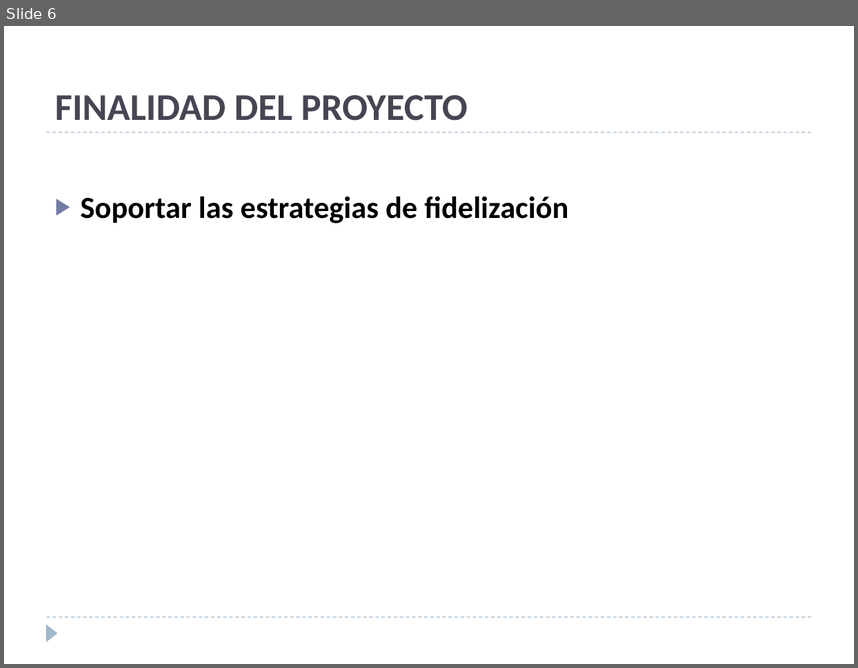
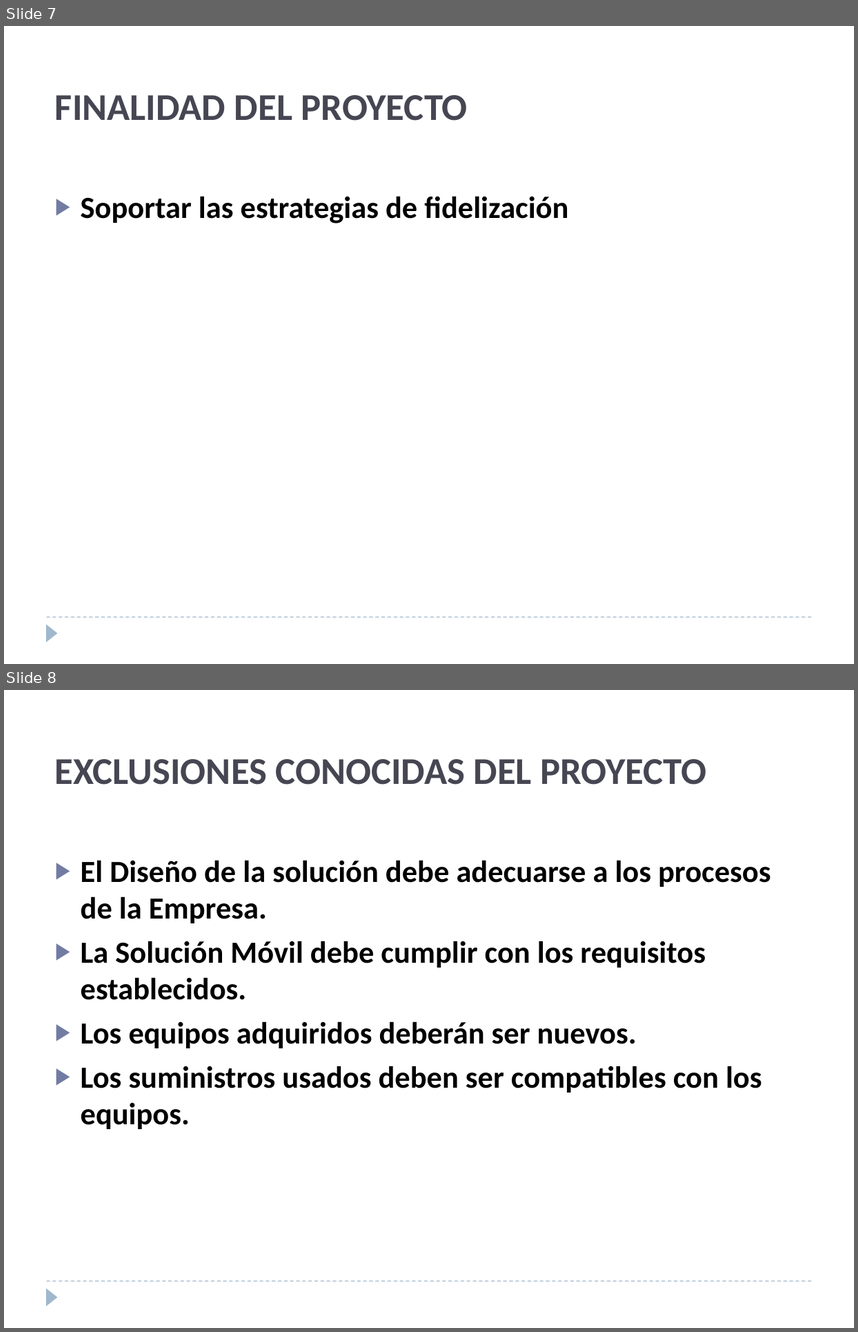
Before and after one commit to ebenites/gpy031, a slide deck: Sesion 10/presentacion.pptx. Shown one above the other, each under a label of ours: slide 6 before the commit, slides 7 and 8 after it. The pictures are 858x668 and 858x1332 pixels, drawn with LibreOffice and Linux fonts; fonts in the diff are those of the drawing. Boxes give left, top, right and bottom in pixels: in the first picture for what was removed or moved away, otherwise in the second. Text is boxed around its words. In the diff, an @@ line names an element or a change of style, - is before the commit and + after.

```diff
--- a/Sesion 10/presentacion.pptx
+++ b/Sesion 10/presentacion.pptx
@@ slide 8 added at (x1=4, y1=690, x2=854, y2=1328), background #FFFFFF; not listed: 2 template elements that a slide beside it also shows @@
@@ title added at (x1=55, y1=759, x2=706, y2=785), 32 pt, text #464653, bold @@
+EXCLUSIONES CONOCIDAS DEL PROYECTO
@@ text added at (x1=81, y1=860, x2=771, y2=1129), 26 pt, text #000000, bold @@
+▶ El Diseño de la solución debe adecuarse a los procesos de la Empresa.
+▶ La Solución Móvil debe cumplir con los requisitos establecidos.
+▶ Los equipos adquiridos deberán ser nuevos.
+▶ Los suministros usados deben ser compatibles con los equipos.
@@ what was slide 6 is now slide 7 @@
@@ slide 7 changed as well @@
@@ line removed from (47, 132) to (811, 132) @@
```
Also in this commit, not shown: 8 other slides changed, 12 other slides added.
